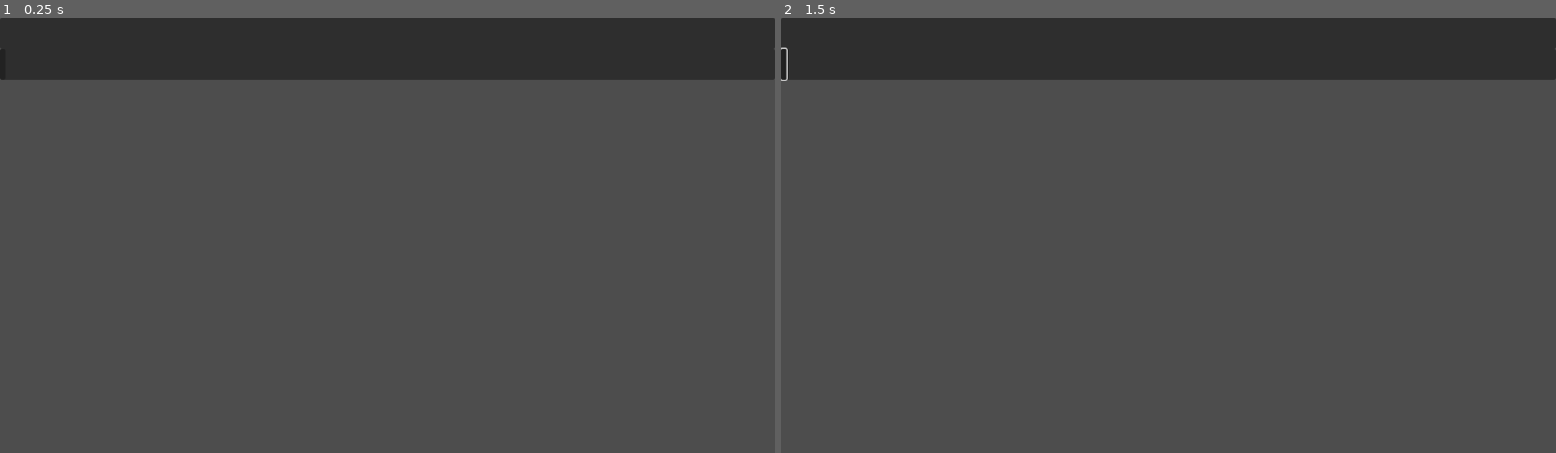
Above: before the commit, frames 1-2 (left to right).
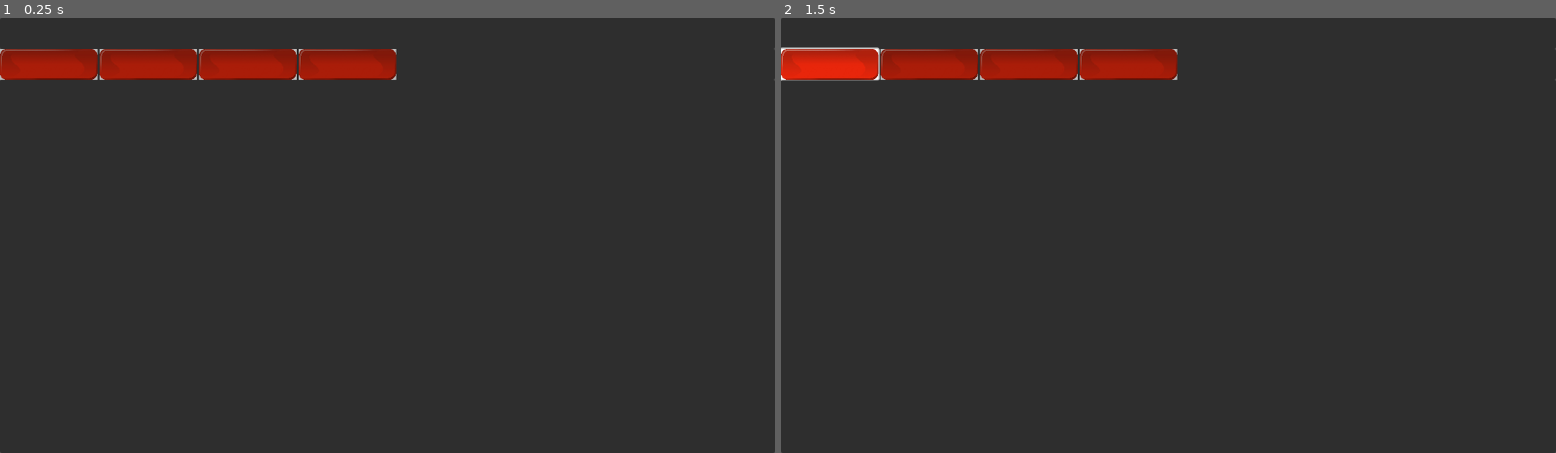
Above: after the commit, the same moments.

Repository: Chofitet/BubbleCoin
Game: Godot game, scene res://Scenes/Web_Window/web_window.tscn
Two runs of this game, one before a commit and one after it. Both use one fixed random seed, a clock stepped at 60 frames per second and the inputs below. The project has no main scene, so this scene is started directly.
Inputs (mouse positions are in pixels of both pictures, inside the frame that each line leads up to):
- Up to frame 1 (0.25 s): no input
- Up to frame 2 (1.5 s): click (781, 65) at 0.52 s; click (827, 65) at 1.27 s

The runs differ from the first frame. In frame 1, 89% of the frame differs, in the area x 0-100%, y 7-100%; in frame 2, 89%, in the area x 0-100%, y 6-100%.

Commit message:
----
----

Diff:
--- /dev/null
+++ b/bubblecoin/Scenes/Web_Window/TabController.gd
@@ -0,0 +1,12 @@
+extends TextureRect
+
+func _ready() -> void:
+	$button.pressed.connect(TabEnter)
+
+func TabEnter():
+	self_modulate = Color.WHITE
+	pass
+
+func TabExit():
+	self_modulate = Color.DARK_GRAY
+	pass
--- /dev/null
+++ b/bubblecoin/Scenes/Web_Window/Tab_Group_Controller.gd
@@ -0,0 +1 @@
+extends HBoxContainer
--- a/bubblecoin/Scenes/Web_Window/web_window.tscn
+++ b/bubblecoin/Scenes/Web_Window/web_window.tscn
@@ -1,4 +1,8 @@
-[gd_scene format=3 uid="uid://65w1bax7wqlj"]
+[gd_scene load_steps=4 format=3 uid="uid://65w1bax7wqlj"]
+
+[ext_resource type="Texture2D" uid="uid://be37561hvnr5h" path="res://Scenes/Web_Window/tab.jpg" id="1_ag27l"]
+[ext_resource type="Script" path="res://Scenes/Web_Window/Tab_Group_Controller.gd" id="1_ms467"]
+[ext_resource type="Script" path="res://Scenes/Web_Window/TabController.gd" id="2_v1c5a"]
 
 [node name="Web_Window" type="Control"]
 layout_mode = 3
@@ -18,7 +22,7 @@
 offset_bottom = 46.0
 grow_horizontal = 2
 
-[node name="HigthBar2" type="Panel" parent="."]
+[node name="Tab_Bar" type="Panel" parent="."]
 layout_mode = 1
 anchors_preset = -1
 anchor_left = 0.496
@@ -31,13 +35,89 @@
 offset_bottom = 49.232
 grow_horizontal = 2
 
-[node name="HBoxContainer" type="HBoxContainer" parent="HigthBar2"]
+[node name="Tab_Controller" type="HBoxContainer" parent="Tab_Bar"]
 layout_mode = 1
 anchors_preset = 15
 anchor_right = 1.0
 anchor_bottom = 1.0
 grow_horizontal = 2
 grow_vertical = 2
+script = ExtResource("1_ms467")
 
-[node name="Tab" type="Button" parent="HigthBar2/HBoxContainer"]
+[node name="Tab" type="TextureRect" parent="Tab_Bar/Tab_Controller"]
+self_modulate = Color(0.745098, 0.745098, 0.745098, 0.980392)
 layout_mode = 2
+texture = ExtResource("1_ag27l")
+expand_mode = 3
+script = ExtResource("2_v1c5a")
+
+[node name="button" type="Button" parent="Tab_Bar/Tab_Controller/Tab"]
+layout_mode = 1
+anchors_preset = 15
+anchor_right = 1.0
+anchor_bottom = 1.0
+grow_horizontal = 2
+grow_vertical = 2
+flat = true
+
+[node name="Tab2" type="TextureRect" parent="Tab_Bar/Tab_Controller"]
+self_modulate = Color(0.745098, 0.745098, 0.745098, 0.980392)
+layout_mode = 2
+texture = ExtResource("1_ag27l")
+expand_mode = 3
+script = ExtResource("2_v1c5a")
+
+[node name="button" type="Button" parent="Tab_Bar/Tab_Controller/Tab2"]
+layout_mode = 1
+anchors_preset = 15
+anchor_right = 1.0
+anchor_bottom = 1.0
+grow_horizontal = 2
+grow_vertical = 2
+flat = true
+
+[node name="Tab3" type="TextureRect" parent="Tab_Bar/Tab_Controller"]
+self_modulate = Color(0.745098, 0.745098, 0.745098, 0.980392)
+layout_mode = 2
+texture = ExtResource("1_ag27l")
+expand_mode = 3
+script = ExtResource("2_v1c5a")
+
+[node name="button" type="Button" parent="Tab_Bar/Tab_Controller/Tab3"]
+layout_mode = 1
+anchors_preset = 15
+anchor_right = 1.0
+anchor_bottom = 1.0
+grow_horizontal = 2
+grow_vertical = 2
+flat = true
+
+[node name="Tab4" type="TextureRect" parent="Tab_Bar/Tab_Controller"]
+self_modulate = Color(0.745098, 0.745098, 0.745098, 0.980392)
+layout_mode = 2
+texture = ExtResource("1_ag27l")
+expand_mode = 3
+script = ExtResource("2_v1c5a")
+
+[node name="button" type="Button" parent="Tab_Bar/Tab_Controller/Tab4"]
+layout_mode = 1
+anchors_preset = 15
+anchor_right = 1.0
+anchor_bottom = 1.0
+grow_horizontal = 2
+grow_vertical = 2
+flat = true
+
+[node name="Panel" type="Panel" parent="."]
+layout_mode = 1
+anchors_preset = -1
+anchor_left = 0.5
+anchor_top = 0.142
+anchor_right = 0.5
+anchor_bottom = 0.142
+offset_left = -576.0
+offset_top = -0.0160065
+offset_right = 576.0
+offset_bottom = 555.984
+grow_horizontal = 2
+grow_vertical = 2
--- a/bubblecoin/project.godot
+++ b/bubblecoin/project.godot
@@ -13,3 +13,8 @@
 config/name="BubbleCoin"
 config/features=PackedStringArray("4.3", "Forward Plus")
 config/icon="res://icon.svg"
+
+[rendering]
+
+renderer/rendering_method="gl_compatibility"
+renderer/rendering_method.mobile="gl_compatibility"
Binary file added: bubblecoin/Scenes/Web_Window/tab.jpg
Not shown, added: bubblecoin/Scenes/Web_Window/tab.jpg.import
